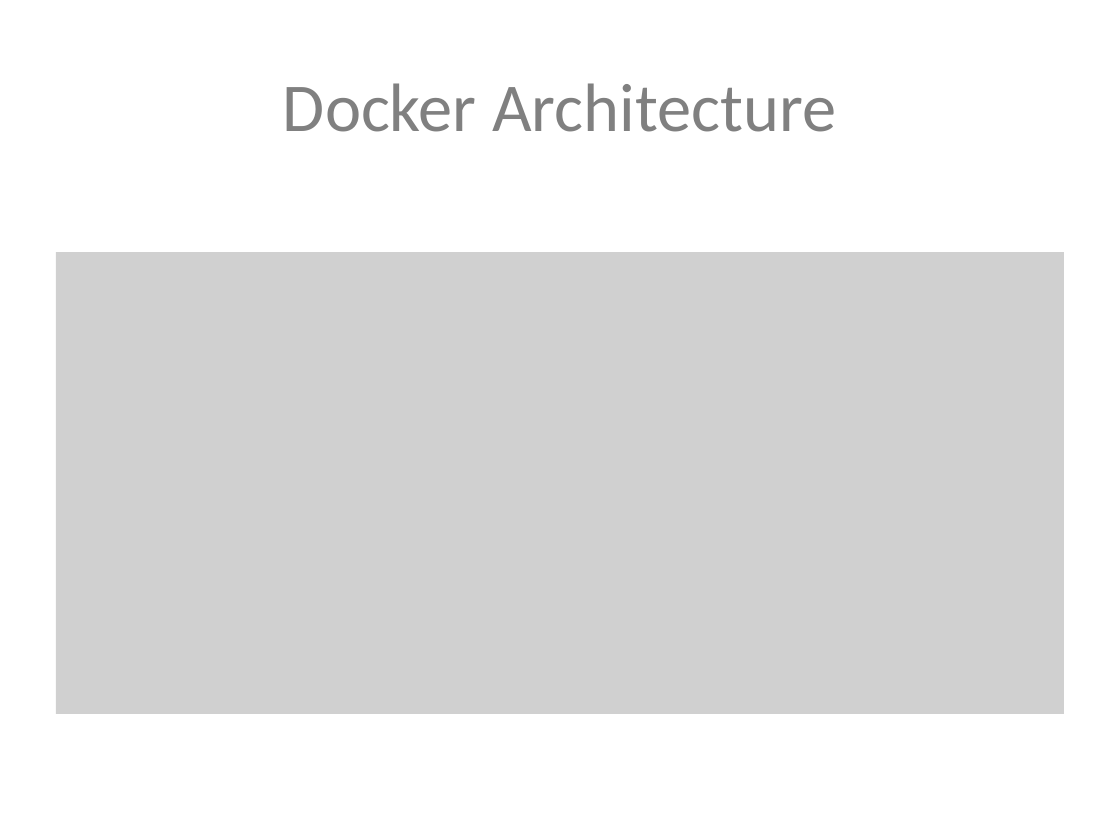
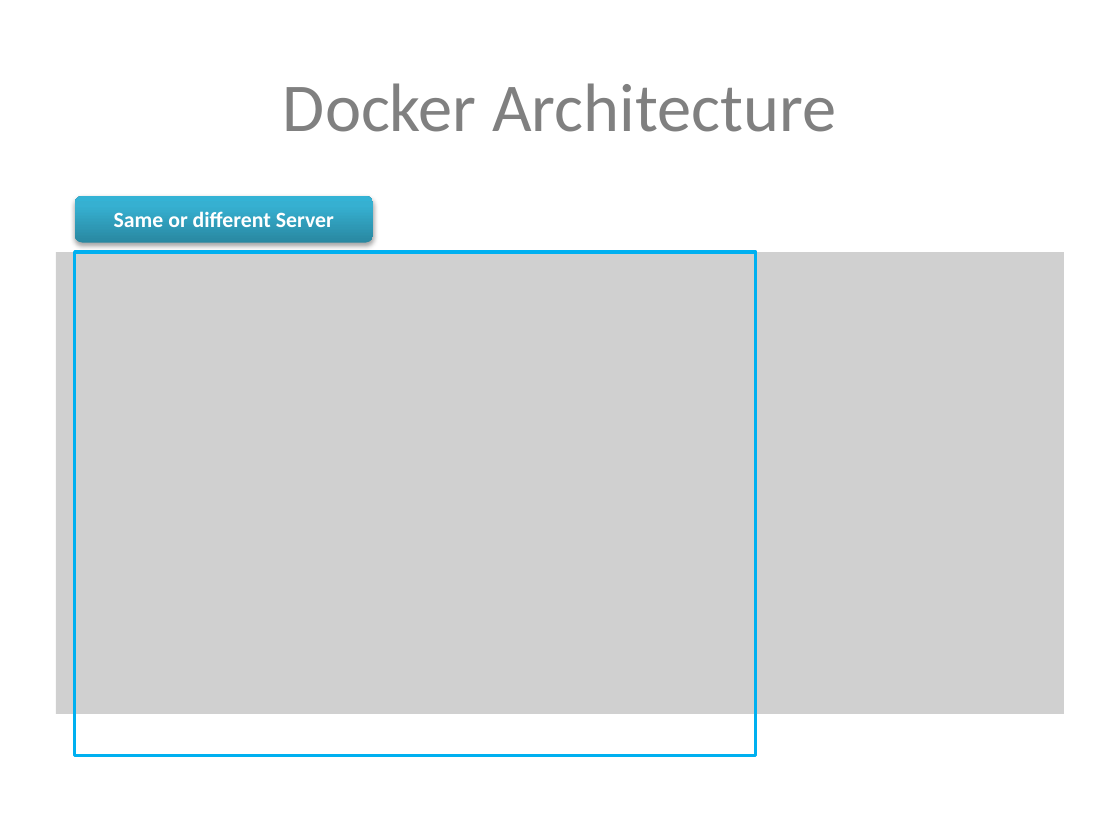
Before and after one commit to suman-d/DO-Assignment, a slide deck: slide 11 of Docker Fundamentals.pptx (slide 12 before the commit). Drawn at 1120x840 pixels with LibreOffice and Linux fonts; fonts in the diff are those of the drawing; grey boxes stand for pictures. Boxes give left, top, right and bottom in pixels: in the first picture for what was removed or moved away, otherwise in the second. Text is boxed around its words. In the diff, an @@ line names an element or a change of style, - is before the commit and + after.

```diff
--- a/Docker Fundamentals.pptx
+++ b/Docker Fundamentals.pptx
@@ rounded rectangle added at [75,196,374,243], fill gradient #2A88A2 to #37B1D2 to #34B4D6, 14 pt, text #FFFFFF, bold @@
+Same or different Server
@@ rectangle added at [75,252,756,756], outline #00B0F0 2 pt @@
```
Also in this commit, not shown: 7 other slides changed, 6 slides added, 1 slide removed.
